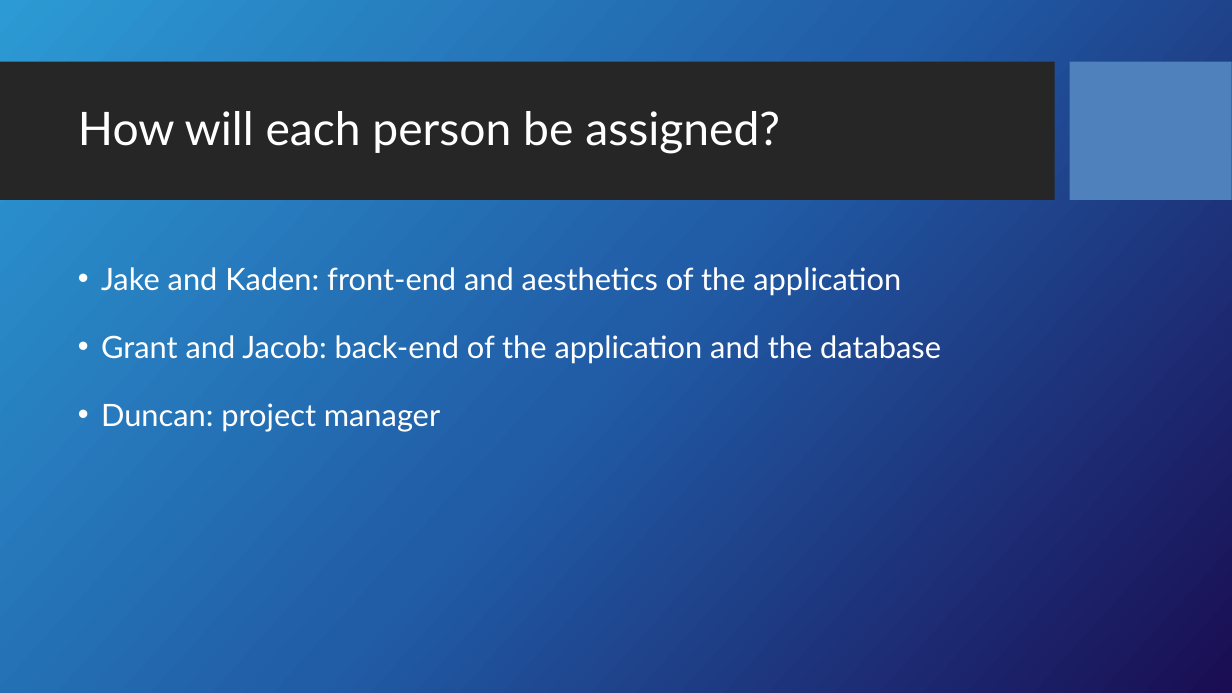
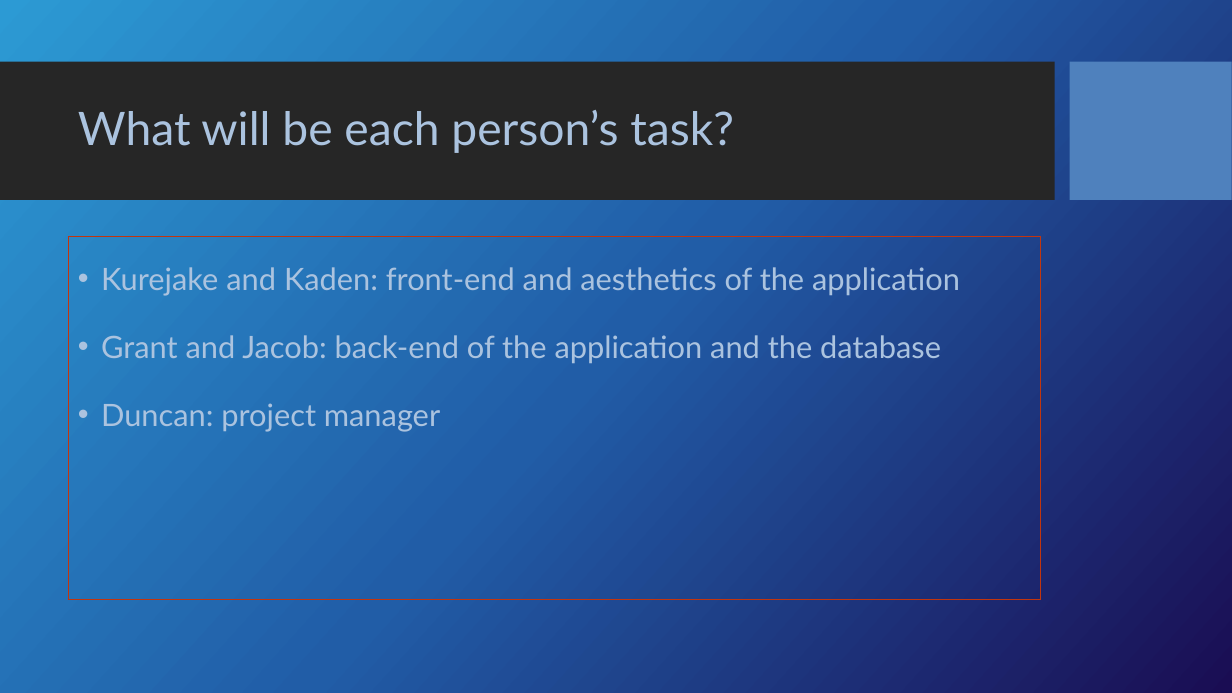
Before and after one commit to Dwaddle26/EncryptNotes, a slide deck: slide 10 of Team_2_Presentation_1.pptx. Drawn at 1232x693 pixels with LibreOffice and Linux fonts; fonts in the diff are those of the drawing; background and template pictures are left out. Boxes give left, top, right and bottom in pixels: in the first picture for what was removed or moved away, otherwise in the second. Text is boxed around its words. In the diff, an @@ line names an element or a change of style, - is before the commit and + after.

```diff
--- a/Team_2_Presentation_1.pptx
+++ b/Team_2_Presentation_1.pptx
@@ title at (78, 110, 734, 153): text changed; text colour #FFFFFF to #ABC3DF @@
-How will each person be assigned?
+What will be each person’s task?
@@ text "Kurejake and Kaden: front-end and ...": place and size @@
-text "Kurejake and Kaden: front-end and ..." at (101, 267, 941, 432)
+text "Kurejake and Kaden: front-end and ..." at (68, 237, 1040, 601)
@@ text "Kurejake and Kaden: front-end and ..." at (68, 237, 1040, 601): outline none to #C2350E 0.75 pt @@
@@ text at (101, 267, 960, 296): text changed; text colour #FFFFFF to #ABC3DF @@
-• Jake and Kaden: front-end and aesthetics of the application
+• Kurejake and Kaden: front-end and aesthetics of the application
@@ text at (101, 335, 941, 432): text colour #FFFFFF to #ABC3DF in "Grant and Jacob: back-end of the application ...", "Duncan: project manager" @@
```
Also in this commit, not shown: 10 other slides changed.
